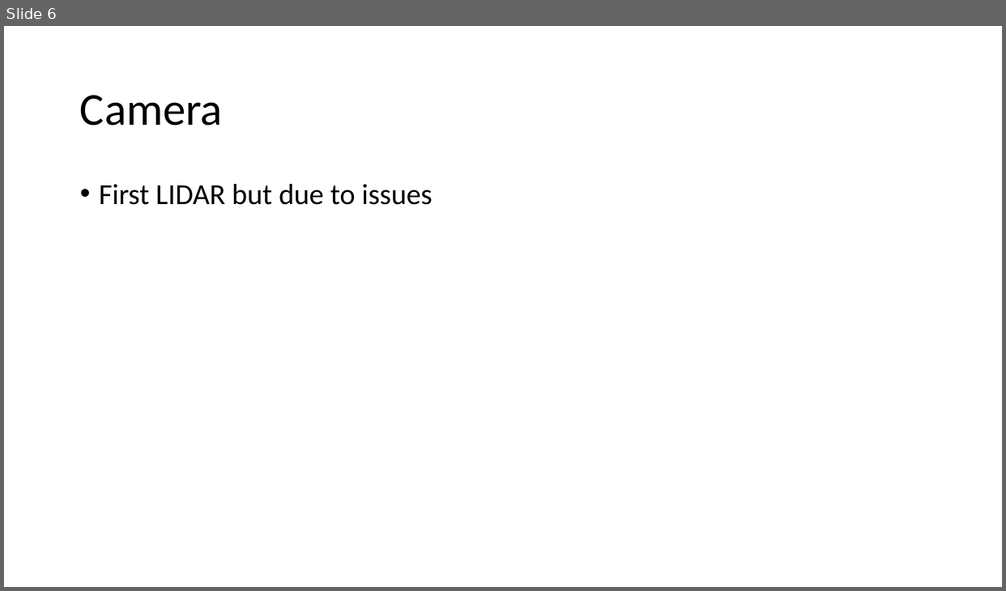
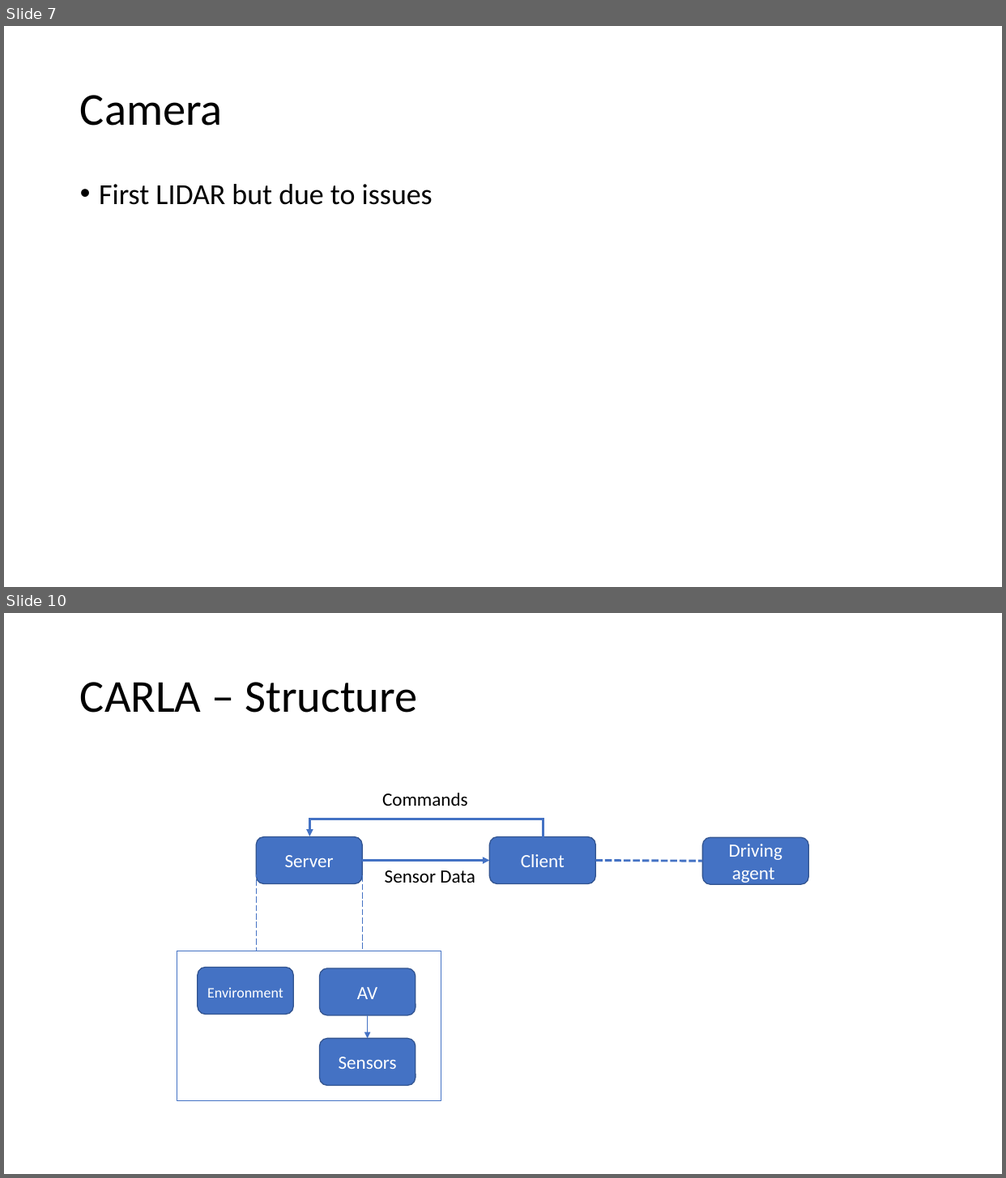
Before and after one commit to grep-aarkash/EECE-571K-Dependable-systems-project, a slide deck: Research/Presentation1.pptx. Shown one above the other, each under a label of ours: slide 6 before the commit, slides 7 and 10 after it; the slides between them are not shown. The pictures are 1006x591 and 1006x1178 pixels, drawn with LibreOffice and Linux fonts; fonts in the diff are those of the drawing. Boxes give left, top, right and bottom in pixels: in the first picture for what was removed or moved away, otherwise in the second. Text is boxed around its words. In the diff, an @@ line names an element or a change of style, - is before the commit and + after.

```diff
--- a/Research/Presentation1.pptx
+++ b/Research/Presentation1.pptx
@@ slide 10 added at (4,613,1002,1174), background #FFFFFF @@
@@ title added at (80,682,417,713), 44 pt, text #000000 @@
+CARLA – Structure
@@ text added at (382,793,468,806), 18 pt, text #000000 @@
+Commands
@@ elbow arrow added from (543, 837) to (309, 837), #4472C4 2.25 pt @@
@@ rounded rectangle added at (256,837,363,884), fill #4472C4, outline #325491 1 pt, 18 pt, text #FFFFFF @@
+Server
@@ rounded rectangle added at (490,837,596,884), fill #4472C4, outline #325491 1 pt, 18 pt, text #FFFFFF @@
+Client
@@ rounded rectangle added at (702,837,809,884), fill #4472C4, outline #325491 1 pt, 18 pt, text #FFFFFF @@
+Driving agent
@@ rectangle added at (256,875,363,952), outline #4472C4 0.75 pt dashed @@
@@ arrow added from (363, 861) to (490, 861), #4472C4 2.25 pt @@
@@ text added at (385,871,475,883), 18 pt, text #000000 @@
+Sensor Data
@@ line added from (595, 861) to (702, 861), #4472C4 2.25 pt dashed @@
@@ rectangle added at (177,951,441,1101), outline #4472C4 0.75 pt @@
@@ rounded rectangle added at (197,967,293,1014), fill #4472C4, outline #325491 1 pt, 14 pt, text #FFFFFF @@
+Environment
@@ rounded rectangle added at (319,969,415,1016), fill #4472C4, outline #325491 1 pt, 18 pt, text #FFFFFF @@
+AV
@@ arrow added from (368, 1016) to (368, 1039), #4472C4 0.5 pt @@
@@ rounded rectangle added at (319,1039,415,1086), fill #4472C4, outline #325491 1 pt, 18 pt, text #FFFFFF @@
+Sensors
@@ what was slide 6 is now slide 7 @@
```
Also in this commit, not shown: 2 slides changed, 7 other slides added, 3 slides removed.
